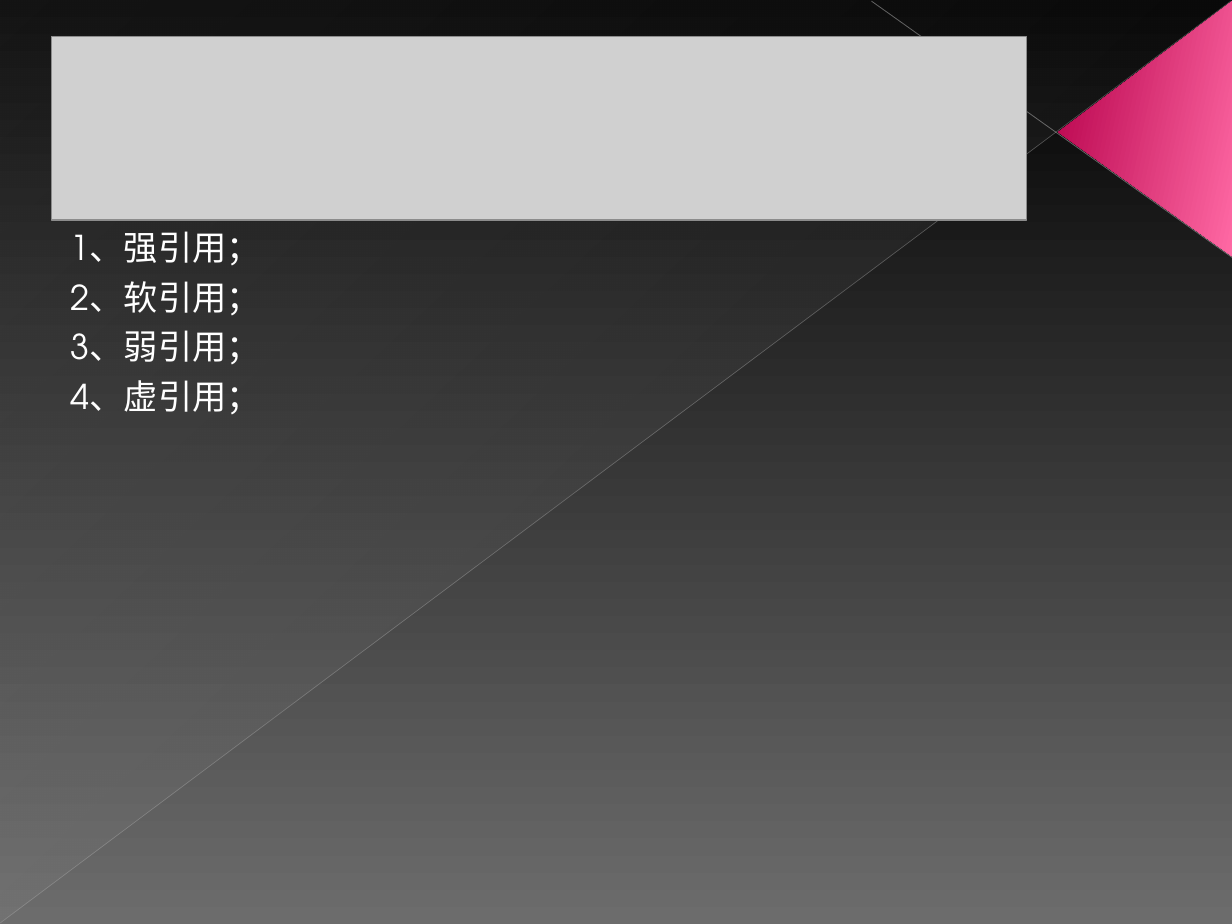
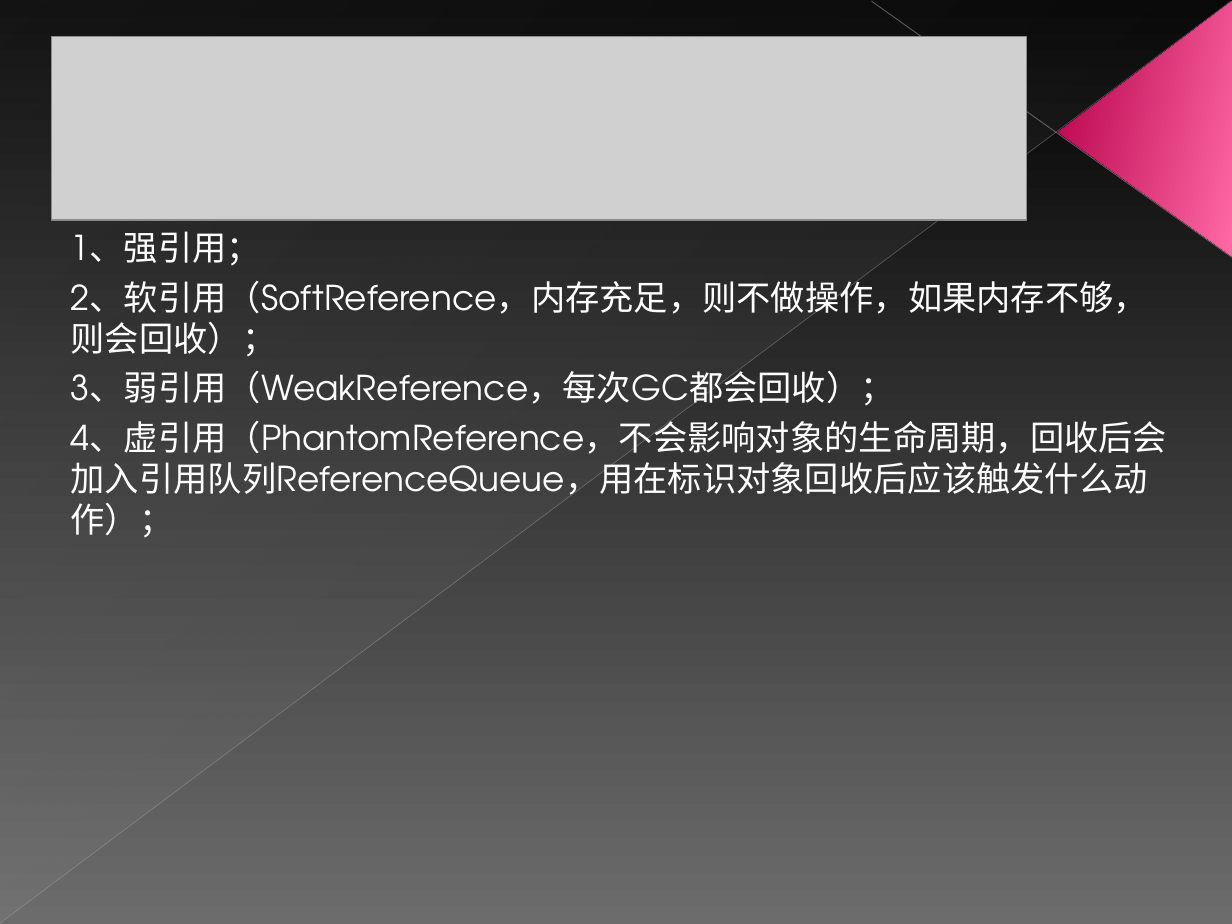
Before and after one commit to Horizonxy/mango, a slide deck: slide 15 of Android内存分析.ppt. Drawn at 1232x924 pixels with LibreOffice and Linux fonts; fonts in the diff are those of the drawing; grey boxes stand for pictures. Boxes give left, top, right and bottom in pixels: in the first picture for what was removed or moved away, otherwise in the second. Text is boxed around its words. In the diff, an @@ line names an element or a change of style, - is before the commit and + after.

```diff
--- a/Android内存分析.ppt
+++ b/Android内存分析.ppt
@@ text at (x1=71, y1=275, x2=1168, y2=537): text changed @@
-2、软引用；
-3、弱引用；
-4、虚引用；
+2、软引用（SoftReference，内存充足，则不做操作，如果内存不够，则会回收）；
+3、弱引用（WeakReference，每次GC都会回收）；
+4、虚引用（PhantomReference，不会影响对象的生命周期，回收后会加入引用队列ReferenceQueue，用在标识对象回收后应该触发什么动作）；
```
Also in this commit, not shown: 1 other slide changed, 20 other files.
